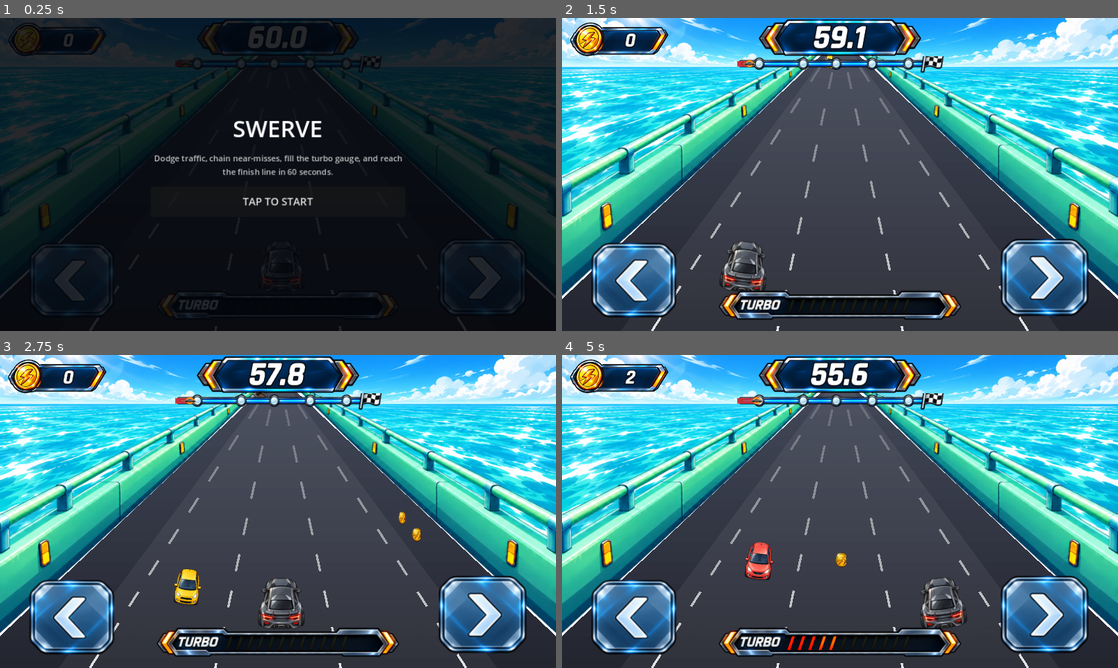
Above: before the commit, frames 1-4 (two rows, left to right).
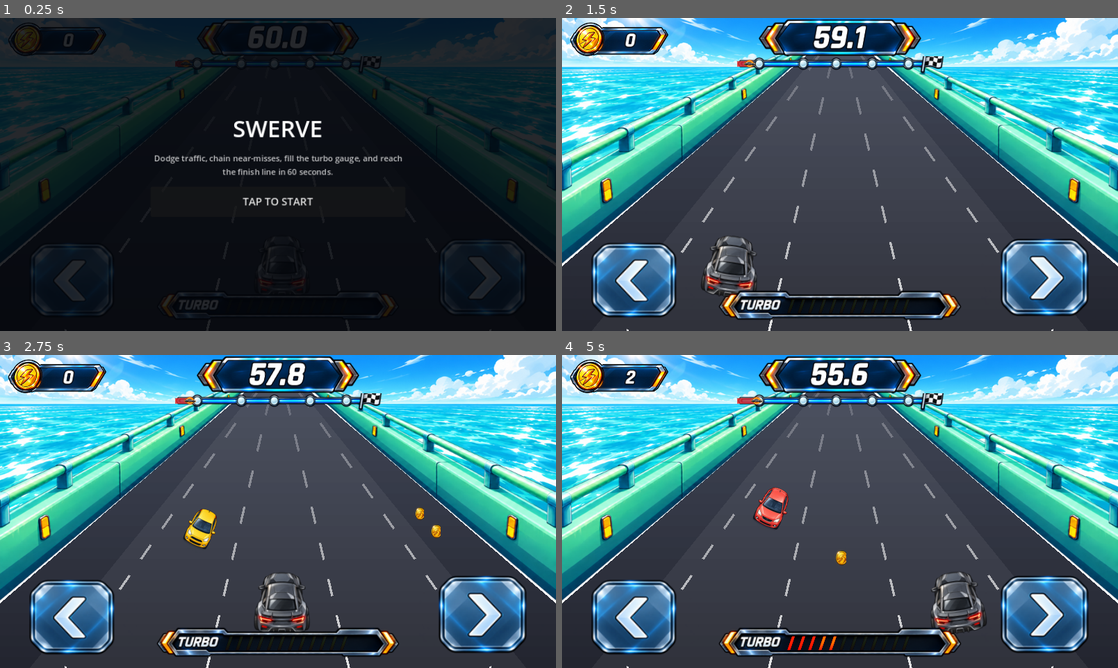
Above: after the commit, the same moments.

Repository: kjs8806/swerve
Game: Godot game, scene res://scenes/Main.tscn
The game is run twice, just before and just after one commit, with the same random seed, the same clock (stepped at 60 frames per second) and the same inputs.
Inputs (mouse positions are in pixels of both pictures, inside the frame that each line leads up to):
- Up to frame 1 (0.25 s): no input
- Up to frame 2 (1.5 s): click "TAP TO START" at 0.5 s; click (634, 277) at 1.25 s
- Up to frame 3 (2.75 s): click (483, 614) at 2 s
- Up to frame 4 (5 s): tap Enter at 2.75, 2.85, 3.6, 4.35 s; hold Right 2.78-3.53 s; tap Space at 3.02, 3.77 s; hold Left 3.53-4.28 s; hold Right from 4.28 s (still down)

The runs differ from the first frame. In frame 1, 2.2% of the frame differs, in the area x 0-100%, y 12-100%; in frame 2, 25%; in frame 3, 25%; in frame 4, 26%, in the area x 0-100%, y 11-100%.

Commit message:
Recalibrate road perspective to reference art, enlarge vehicles, tune traffic
- Measure the road's vanishing point and widening rate directly off the
  approved reference screenshot and recalibrate the road to it; re-project
  the guardrail art (a fixed pre-rendered image) into a new rect so its
  baked perspective still lines up with the recalculated road geometry
- Enlarge traffic vehicles 30% and the player's car 20%
- Orient traffic vehicles to the true (undamped) angle of their lane so
  they sit exactly parallel to it; the player's car keeps its damped,
  subtler lean since the full angle is too prominent up close
- Slow traffic vehicles' approach speed by 20% (hazards unaffected)

Co-Authored-By: Claude Sonnet 5 <noreply@anthropic.com>
Claude-Session: https://claude.ai/code/session_018FwiYrawYFoWGDQFwqT5XC

Diff:
--- a/godot/scripts/Race.gd
+++ b/godot/scripts/Race.gd
@@ -16,6 +16,7 @@
 const BASE_SPEED_START := 150.0
 const BASE_SPEED_RAMP := 3.2
 const BASE_SPEED_MAX := 340.0
+const TRAFFIC_SPEED_MULT := 0.8
 
 const COLLISION_PENALTY_MULT := 0.22
 const COLLISION_RECOVER_TIME := 1.7
@@ -128,19 +129,24 @@
 
 
 # ---------- Perspective helpers (mirror the JS lane/road math exactly) ----------
-# ROAD_VANISH_Y_FRAC/ROAD_WIDTH_SLOPE are not aesthetic choices - they were
-# measured directly off assets/environment/guardrails.png (the rails'
-# baked-in vanishing point and widening rate) so the procedural road surface
-# lines up with the pre-rendered guardrail art with no gap, and actually
-# reaches the vanishing point instead of stopping short of it.
+# ROAD_VANISH_Y_FRAC/ROAD_WIDTH_SLOPE were measured directly off the approved
+# reference screenshot's road (higher, tighter vanishing point and a
+# steeper widening rate than assets/environment/guardrails.png was drawn
+# against). GUARDRAIL_Y0_FRAC/GUARDRAIL_H_FRAC re-project that fixed,
+# pre-rendered guardrail art onto the new geometry - the art's own
+# perspective can't change, so instead it's drawn into a taller, higher
+# rect that makes its baked vanishing point and taper rate land in the
+# same place the new road math puts them.
 func get_w() -> float:
 	return get_viewport_rect().size.x
 
 func get_h() -> float:
 	return get_viewport_rect().size.y
 
-const ROAD_VANISH_Y_FRAC := 0.057
-const ROAD_WIDTH_SLOPE := 0.598
+const ROAD_VANISH_Y_FRAC := 0.023
+const ROAD_WIDTH_SLOPE := 0.653
+const GUARDRAIL_Y0_FRAC := -0.0292
+const GUARDRAIL_H_FRAC := 0.9158
 
 func horizon_y() -> float:
 	return get_h() * ROAD_VANISH_Y_FRAC
@@ -342,7 +348,7 @@
 	# passed) - otherwise a resolved car freezes in place forever instead
 	# of continuing off-screen and becoming eligible for removal.
 	for o in obstacles:
-		o["p"] += dp
+		o["p"] += dp * (TRAFFIC_SPEED_MULT if o["kind"] == "traffic" else 1.0)
 		if o["resolved"]:
 			continue
 
@@ -506,7 +512,7 @@
 
 	var px := lane_x(player_lane_visual, 1.0)
 	var py := player_row_y()
-	var p_scale := scale_at(1.0) * 1.05
+	var p_scale := scale_at(1.0) * 1.05 * 1.2
 	var turbo_now := is_turbo
 	var t_now := elapsed_t
 	draw_items.append({"p": 1.001, "cb": func():
@@ -607,7 +613,7 @@
 
 	draw_line(Vector2(cx, hy), Vector2(cx - road_half_width(h), h), Color.WHITE, 4.0)
 	draw_line(Vector2(cx, hy), Vector2(cx + road_half_width(h), h), Color.WHITE, 4.0)
-	draw_texture_rect(TEX_GUARDRAILS, Rect2(0, 0, w, h), false)
+	draw_texture_rect(TEX_GUARDRAILS, Rect2(0, h * GUARDRAIL_Y0_FRAC, w, h * GUARDRAIL_H_FRAC), false)
 
 
 func _draw_sprite_centered(texture: Texture2D, pos: Vector2, scale: float) -> void:
@@ -616,18 +622,19 @@
 
 
 # Lane divider lines all radiate outward from the road's vanishing point
-# (which sits right behind the timer badge). A car actually driving down a
-# lane would be angled slightly along that same radiating line rather than
-# always pointing screen-up - but the full geometric angle (the same one
-# the lane lines use) reads as a banked/sloped road once you factor in a
-# rigid car body, so it's heavily damped down to a subtle lean.
+# (which sits right behind the timer badge) - that radiating line is the
+# lane itself, so a car actually driving down it would be angled to match
+# exactly. For the player's car (closest to camera, most prominent) the
+# full geometric angle reads as a banked/sloped road once you factor in a
+# rigid car body, so it's heavily damped to a subtle lean; traffic further
+# away uses the true, undamped angle so it stays parallel to its lane.
 const SPRITE_TILT_DAMPING := 0.3
 
-func _draw_sprite_toward_vanishing_point(texture: Texture2D, pos: Vector2, scale: float) -> void:
+func _draw_sprite_toward_vanishing_point(texture: Texture2D, pos: Vector2, scale: float, damping: float = SPRITE_TILT_DAMPING) -> void:
 	var size := texture.get_size() * scale
 	var dx := pos.x - center_x()
 	var dy := pos.y - horizon_y()
-	var angle := (atan2(-dx, dy) if dy > 0.0 else 0.0) * SPRITE_TILT_DAMPING
+	var angle := (atan2(-dx, dy) if dy > 0.0 else 0.0) * damping
 	draw_set_transform(pos, angle, Vector2.ONE)
 	draw_texture_rect(texture, Rect2(-size * 0.5, size), false)
 	draw_set_transform(Vector2.ZERO, 0.0, Vector2.ONE)
@@ -640,7 +647,7 @@
 	if obstacle["kind"] == "hazard":
 		_draw_sprite_centered(HAZARD_TEXTURES[obstacle["variant"]], pos, visual_scale)
 	else:
-		_draw_sprite_toward_vanishing_point(TRAFFIC_TEXTURES[obstacle["variant"]], pos, visual_scale * 0.82)
+		_draw_sprite_toward_vanishing_point(TRAFFIC_TEXTURES[obstacle["variant"]], pos, visual_scale * 0.82 * 1.3, 1.0)
 
 
 func _draw_coin(pos: Vector2, scale: float) -> void:
